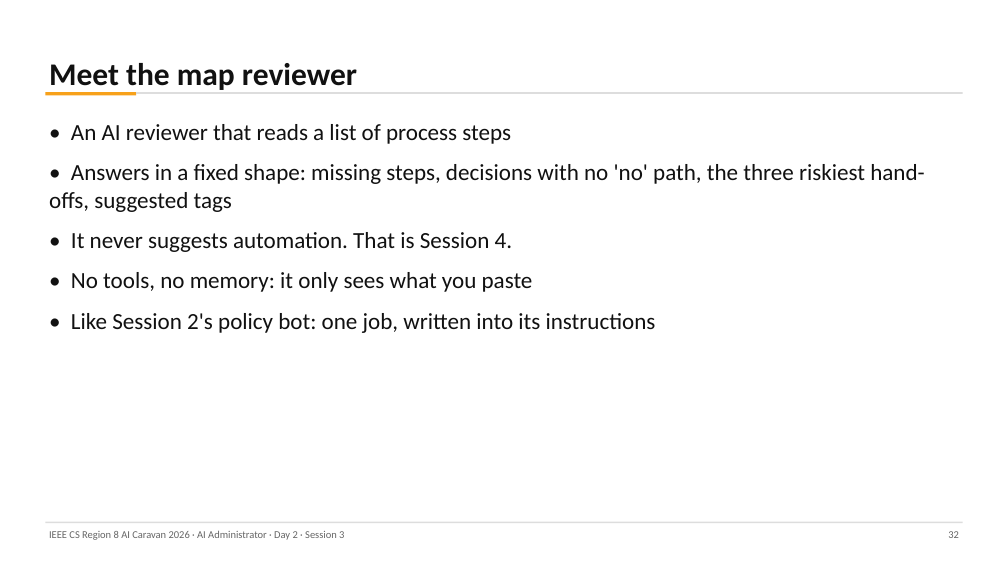
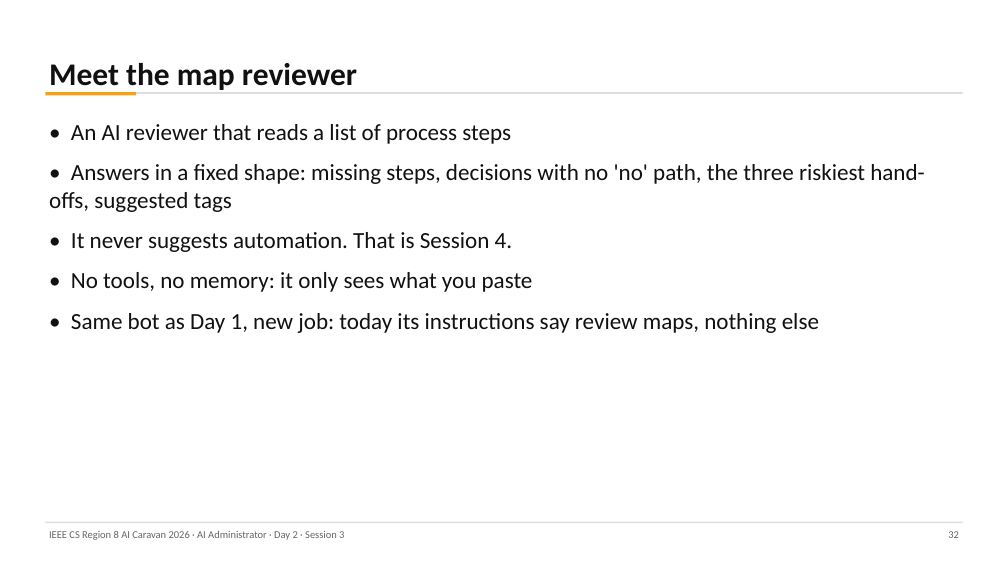
Before and after one commit to abedbanna/snippet-vault, a slide deck: slide 32 of instructor/ai-administrator/out/day2/Day2_S3_Mapping_Current_State.pptx. Drawn at 1008x567 pixels with LibreOffice and Linux fonts; fonts in the diff are those of the drawing. Boxes give left, top, right and bottom in pixels: in the first picture for what was removed or moved away, otherwise in the second. Text is boxed around its words. In the diff, an @@ line names an element or a change of style, - is before the commit and + after.

```diff
--- a/instructor/ai-administrator/out/day2/Day2_S3_Mapping_Current_State.pptx
+++ b/instructor/ai-administrator/out/day2/Day2_S3_Mapping_Current_State.pptx
@@ text at bbox=[71, 313, 819, 333]: text changed @@
-• Like Session 2's policy bot: one job, written into its instructions
+• Same bot as Day 1, new job: today its instructions say review maps, nothing else
```
Also in this commit, not shown: 1 other slide changed, 9 other files.
